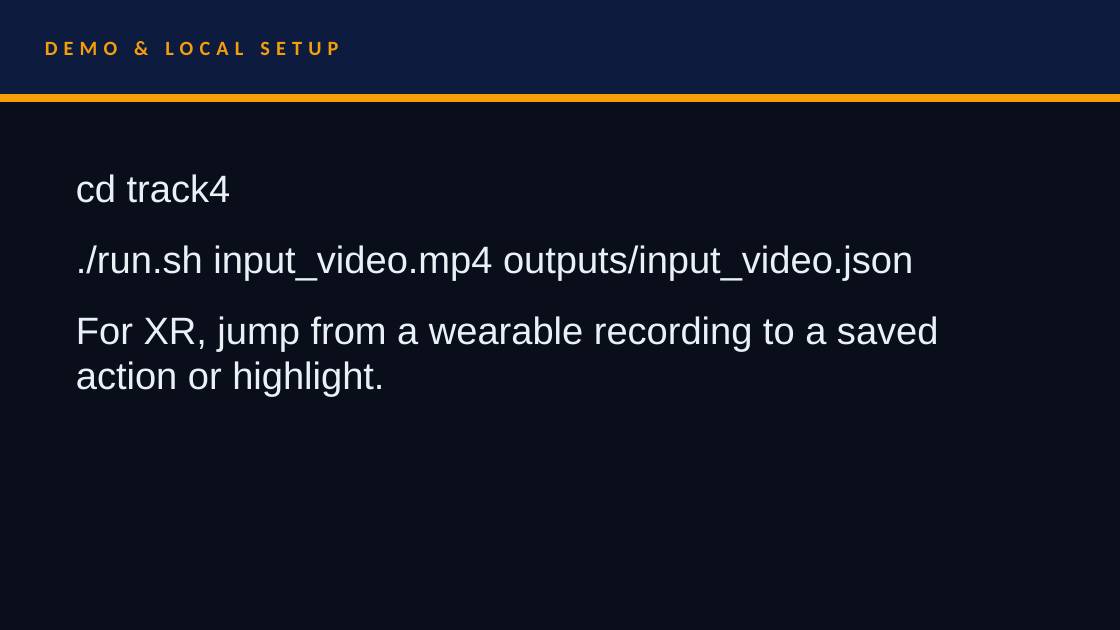
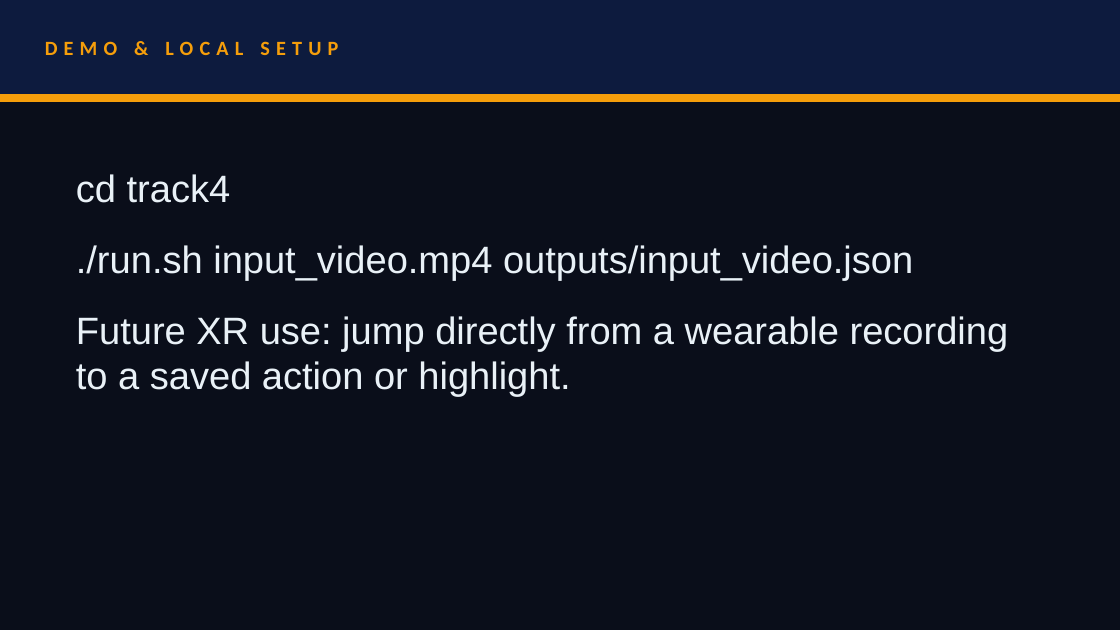
Before and after one commit to ArhamChoudhary-ui/DentiLens, a slide deck: slide 7 of reference/submission/DentiLens-Track4-Presentation.pptx. Drawn at 1120x630 pixels with LibreOffice and Linux fonts; fonts in the diff are those of the drawing. Boxes give left, top, right and bottom in pixels: in the first picture for what was removed or moved away, otherwise in the second. Text is boxed around its words. In the diff, an @@ line names an element or a change of style, - is before the commit and + after.

```diff
--- a/reference/submission/DentiLens-Track4-Presentation.pptx
+++ b/reference/submission/DentiLens-Track4-Presentation.pptx
@@ text at (76, 316, 1009, 397): text changed @@
-For XR, jump from a wearable recording to a saved action or highlight.
+Future XR use: jump directly from a wearable recording to a saved action or highlight.
```
Also in this commit, not shown: 5 other slides changed, 18 other files.
